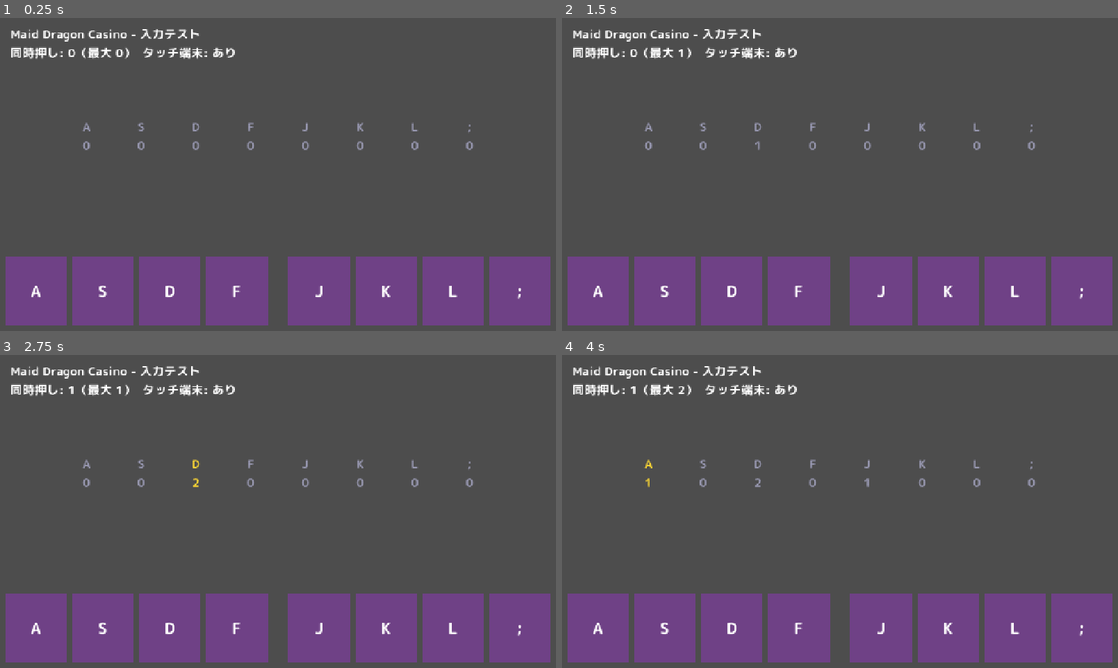
Above: before the commit, frames 1-4 (two rows, left to right).
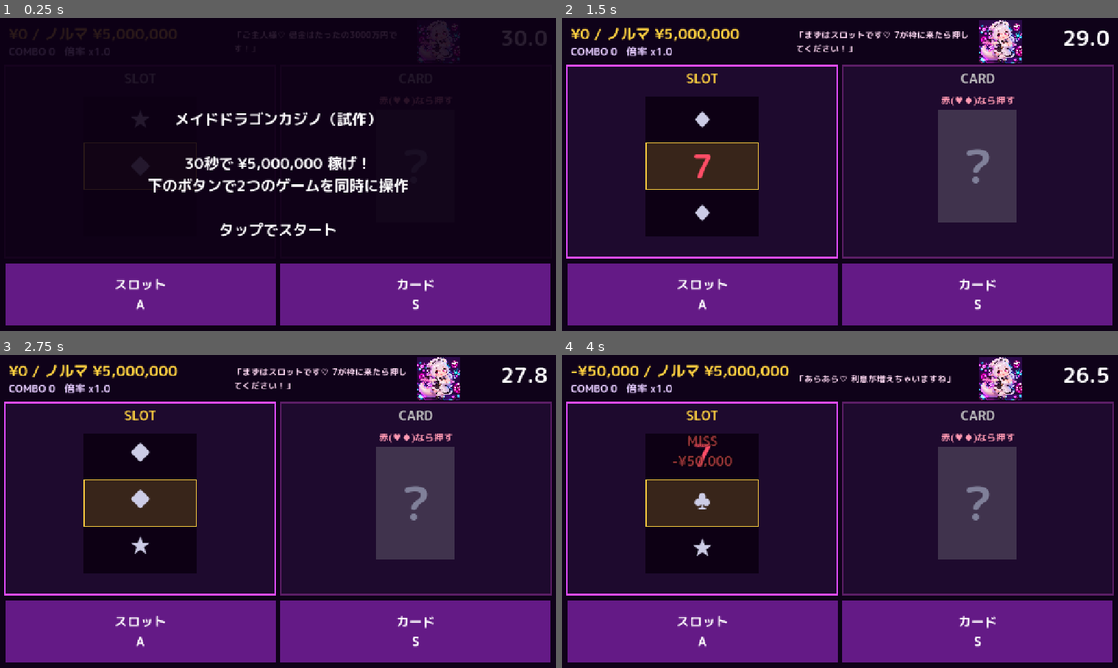
Above: after the commit, the same moments.

Repository: Gentou30/maiddragoncasino
Game: Godot game, scene res://scenes/main.tscn
Two runs of this game, one before a commit and one after it. Both use one fixed random seed, a clock stepped at 60 frames per second and the inputs below.
Inputs (mouse positions are in pixels of both pictures, inside the frame that each line leads up to):
- Up to frame 1 (0.25 s): no input
- Up to frame 2 (1.5 s): tap Enter at 0.5, 0.6 s; move the mouse to (962, 158) at 0.52 s; hold D 0.53-1.25 s; click (962, 158) at 0.67 s; tap Space at 0.77, 0.8, 1.07 s; drag from (728, 190) to (812, 237) at 1.27 s
- Up to frame 3 (2.75 s): move the mouse to (333, 442) at 2.02 s; hold D from 2.03 s (still down); tap Enter at 2.1 s; click (333, 442) at 2.17 s; tap Space at 2.3 s
- Up to frame 4 (4 s): release D at 2.75 s; drag from (812, 574) to (673, 464) at 2.77 s; move the mouse to (1006, 558) at 3.52 s; hold A from 3.53 s (still down); tap J at 3.6 s; click (1006, 558) at 3.67 s; tap Space at 3.77, 3.8 s

The runs differ from the first frame. In frame 1, 100% of the frame differs, in the area x 0-100%, y 0-100%; in frame 2, 100%; in frame 3, 100%; in frame 4, 100%.

Commit message:
Add MVP round: slot + card multitasking with portrait/landscape layouts
Co-Authored-By: Claude Opus 5.5 <noreply@anthropic.com>
Claude-Session: https://claude.ai/code/session_01HzxBWEuKs3hePtXE99PNYG

Diff:
--- a/project.godot
+++ b/project.godot
@@ -12,6 +12,7 @@
 [autoload]
 
 Lanes="*res://scripts/lanes.gd"
+Screen="*res://scripts/screen.gd"
 
 [display]
 
@@ -19,7 +20,6 @@
 window/size/viewport_height=720
 window/stretch/mode="canvas_items"
 window/stretch/aspect="expand"
-window/handheld/orientation=4
 
 [gui]
 
--- a/scenes/main.tscn
+++ b/scenes/main.tscn
@@ -1,35 +1,10 @@
-[gd_scene load_steps=3 format=3]
+[gd_scene load_steps=2 format=3]
 
-[ext_resource type="Script" path="res://scripts/main.gd" id="1"]
-[ext_resource type="Script" path="res://scripts/touch_pad.gd" id="2"]
+[ext_resource type="Script" path="res://scripts/game.gd" id="1"]
 
-[node name="Main" type="Node2D"]
-script = ExtResource("1")
-
-[node name="Info" type="Label" parent="."]
-offset_left = 24.0
-offset_top = 16.0
-offset_right = 1256.0
-offset_bottom = 120.0
-theme_override_font_sizes/font_size = 28
-
-[node name="Lamps" type="HBoxContainer" parent="."]
-offset_top = 220.0
-theme_override_constants/separation = 16
-
-[node name="TouchPad" type="CanvasLayer" parent="."]
-script = ExtResource("2")
-
-[node name="RotateHint" type="ColorRect" parent="."]
-visible = false
-z_index = 10
-color = Color(0.1, 0.02, 0.15, 0.95)
-
-[node name="Label" type="Label" parent="RotateHint"]
+[node name="Game" type="Control"]
+layout_mode = 3
 anchors_preset = 15
 anchor_right = 1.0
 anchor_bottom = 1.0
-theme_override_font_sizes/font_size = 40
-text = "端末を横向きにしてください"
-horizontal_alignment = 1
-vertical_alignment = 1
+script = ExtResource("1")
--- /dev/null
+++ b/scripts/game.gd
@@ -0,0 +1,293 @@
+extends Control
+
+## 試作ラウンド: 30秒間、スロット(A)とカード(S)を同時に処理していくら稼げるか。
+## 最初の数秒はスロットだけ、途中からカードが加わる。
+
+enum State { TITLE, PLAYING, RESULT }
+
+const ROUND_SEC := 30.0
+const CARD_JOIN_SEC := 5.0
+const QUOTA := 5_000_000
+const RESULT_LOCK_SEC := 1.0 # 結果画面で連打による即リトライを防ぐ
+const MAID_TEXTURE := preload("res://assets/images/test_maid_dragon.png")
+
+const SlotGame := preload("res://scripts/games/slot_game.gd")
+const CardGame := preload("res://scripts/games/card_game.gd")
+const TouchPad := preload("res://scripts/touch_pad.gd")
+
+var state := State.TITLE
+var money := 0
+var combo := 0
+var best_combo := 0
+var elapsed := 0.0
+var _result_at := 0.0
+var _said_hurry := false
+
+var games: Array[MiniGame] = []
+var lanes: Array[int] = [0, 1] # games[n] はレーン lanes[n] で操作する
+
+var _bg: ColorRect
+var _money_label: Label
+var _combo_label: Label
+var _time_label: Label
+var _maid: TextureRect
+var _speech: Label
+var _overlay: ColorRect
+var _overlay_label: Label
+var _touch_pad: CanvasLayer
+
+
+func _ready() -> void:
+	set_anchors_preset(Control.PRESET_FULL_RECT)
+	_bg = ColorRect.new()
+	_bg.color = Color(0.06, 0.01, 0.1)
+	add_child(_bg)
+
+	for g: MiniGame in [SlotGame.new(), CardGame.new()]:
+		g.judged.connect(_on_judged.bind(g))
+		add_child(g)
+		games.append(g)
+
+	_money_label = _make_label(34, MiniGame.GOLD)
+	_combo_label = _make_label(24, Color(0.9, 0.8, 1.0))
+	_time_label = _make_label(48, Color.WHITE)
+	_time_label.horizontal_alignment = HORIZONTAL_ALIGNMENT_RIGHT
+
+	_maid = TextureRect.new()
+	_maid.texture = MAID_TEXTURE
+	_maid.expand_mode = TextureRect.EXPAND_IGNORE_SIZE
+	_maid.stretch_mode = TextureRect.STRETCH_KEEP_ASPECT_CENTERED
+	add_child(_maid)
+	_speech = _make_label(20, Color(1, 0.85, 0.95))
+	_speech.autowrap_mode = TextServer.AUTOWRAP_WORD_SMART
+	_speech.vertical_alignment = VERTICAL_ALIGNMENT_CENTER
+
+	_touch_pad = TouchPad.new()
+	add_child(_touch_pad)
+	var captions: Array[String] = []
+	for g in games:
+		captions.append(g.caption)
+	_touch_pad.setup(lanes, captions)
+	_touch_pad.visible = Lanes.is_touch_device()
+
+	_overlay = ColorRect.new()
+	_overlay.color = Color(0.05, 0.0, 0.08, 0.88)
+	_overlay.mouse_filter = Control.MOUSE_FILTER_IGNORE
+	add_child(_overlay)
+	_overlay_label = _make_label(34, Color.WHITE, _overlay)
+	_overlay_label.horizontal_alignment = HORIZONTAL_ALIGNMENT_CENTER
+	_overlay_label.vertical_alignment = VERTICAL_ALIGNMENT_CENTER
+	_overlay_label.autowrap_mode = TextServer.AUTOWRAP_WORD_SMART
+	_overlay_label.set_anchors_preset(Control.PRESET_FULL_RECT)
+
+	Screen.layout_changed.connect(_layout)
+	_layout()
+	_show_title()
+
+
+func _make_label(font_size: int, color: Color, parent: Node = self) -> Label:
+	var l := Label.new()
+	l.add_theme_font_size_override("font_size", font_size)
+	l.add_theme_color_override("font_color", color)
+	l.mouse_filter = Control.MOUSE_FILTER_IGNORE
+	parent.add_child(l)
+	return l
+
+
+# ---- 進行 ----
+
+func _show_title() -> void:
+	state = State.TITLE
+	for g in games:
+		g.active = false
+	var how := "下のボタン" if Lanes.is_touch_device() else "A / S キー"
+	_overlay_label.text = "メイドドラゴンカジノ（試作）\n\n30秒で ¥%s 稼げ！\n%sで2つのゲームを同時に操作\n\n%sでスタート" % [
+		_yen(QUOTA), how, "タップ" if Lanes.is_touch_device() else "Space / A"]
+	_overlay.visible = true
+	_say("ご主人様♡ 借金はたったの3000万円です！")
+	_update_hud()
+
+
+func _start() -> void:
+	state = State.PLAYING
+	money = 0
+	combo = 0
+	best_combo = 0
+	elapsed = 0.0
+	_said_hurry = false
+	_overlay.visible = false
+	games[0].active = true
+	games[1].active = false
+	for g in games:
+		g.difficulty = 0.0
+	_say("まずはスロットです♡ 7が枠に来たら押してください！")
+
+
+func _finish() -> void:
+	state = State.RESULT
+	_result_at = elapsed
+	for g in games:
+		g.active = false
+	var cleared := money >= QUOTA
+	_overlay_label.text = "%s\n\n稼ぎ %s\n最大コンボ %d\n\n%sでもう一回" % [
+		"ノルマ達成！" if cleared else "ノルマ未達…",
+		_money_text(money), best_combo, "タップ" if Lanes.is_touch_device() else "Space / A"]
+	_overlay.visible = true
+	_say("おめでとうございます！ 次は私の借金ですね♡" if cleared else "大丈夫です！ ご主人様にはまだ担保があります♡")
+
+
+func _process(delta: float) -> void:
+	if state == State.RESULT:
+		elapsed += delta
+		return
+	if state != State.PLAYING:
+		return
+	elapsed += delta
+	var progress := elapsed / ROUND_SEC
+	for g in games:
+		g.difficulty = progress
+	if not games[1].active and elapsed >= CARD_JOIN_SEC:
+		games[1].active = true
+		_say("カードも同時にどうぞ♡ 赤が出たら押してください！")
+	if not _said_hurry and ROUND_SEC - elapsed <= 10.0:
+		_said_hurry = true
+		_say("あれ？ もう時間がないですね♡")
+	if elapsed >= ROUND_SEC:
+		_finish()
+	_update_hud()
+
+
+func _input(event: InputEvent) -> void:
+	var lane := Lanes.pressed_lane(event)
+	match state:
+		State.PLAYING:
+			var n := lanes.find(lane)
+			if n >= 0:
+				games[n].press()
+		State.TITLE:
+			if lane >= 0 or _is_start_input(event):
+				_start()
+		State.RESULT:
+			if elapsed - _result_at >= RESULT_LOCK_SEC and (lane >= 0 or _is_start_input(event)):
+				_start()
+
+
+func _is_start_input(event: InputEvent) -> bool:
+	if event is InputEventScreenTouch:
+		return event.pressed
+	if event is InputEventKey:
+		return event.pressed and not event.echo and event.physical_keycode in [KEY_SPACE, KEY_ENTER]
+	return false
+
+
+func _on_judged(text: String, amount: int, success: bool, game: MiniGame) -> void:
+	if success:
+		combo += 1
+		best_combo = maxi(best_combo, combo)
+	else:
+		combo = 0
+	# 表示を読みやすくするため千円単位に丸める
+	var gain := int(roundf(amount * multiplier() / 1000.0)) * 1000 if amount > 0 else amount
+	money += gain
+	_popup(game, "%s\n%s¥%s" % [text, "+" if gain >= 0 else "-", _yen(absi(gain))], success)
+	if combo == 10:
+		_say("才能があります！ ぜひ人生を賭けましょう！")
+	elif not success and randf() < 0.3:
+		_say("あらあら♡ 利息が増えちゃいますね")
+
+
+## コンボ5回ごとに倍率+0.5（最大x5）。のちの「欲張りゲージ」の土台。
+func multiplier() -> float:
+	return minf(1.0 + floorf(combo / 5.0) * 0.5, 5.0)
+
+
+# ---- 表示 ----
+
+func _update_hud() -> void:
+	_money_label.text = "%s / ノルマ %s" % [_money_text(money), _money_text(QUOTA)]
+	_combo_label.text = "COMBO %d   倍率 x%.1f" % [combo, multiplier()]
+	var left := maxf(ROUND_SEC - elapsed, 0.0) if state == State.PLAYING else ROUND_SEC
+	_time_label.text = "%.1f" % left
+
+
+func _say(text: String) -> void:
+	_speech.text = "「%s」" % text
+
+
+func _popup(game: MiniGame, text: String, success: bool) -> void:
+	var l := _make_label(30, MiniGame.GOLD if success else Color(1, 0.35, 0.35))
+	l.text = text
+	l.horizontal_alignment = HORIZONTAL_ALIGNMENT_CENTER
+	l.size = Vector2(game.size.x, 90)
+	l.position = game.position + Vector2(0, game.size.y * 0.25)
+	l.z_index = 5
+	l.add_theme_constant_override("outline_size", 10)
+	l.add_theme_color_override("font_outline_color", Color(0, 0, 0, 0.9))
+	var tw := l.create_tween().set_parallel()
+	tw.tween_property(l, "position:y", l.position.y - 60.0, 0.6).set_ease(Tween.EASE_OUT)
+	tw.tween_property(l, "modulate:a", 0.0, 0.6).set_delay(0.2)
+	tw.chain().tween_callback(l.queue_free)
+
+
+func _layout() -> void:
+	var v := Screen.view_size()
+	_bg.size = v
+	_overlay.size = v
+	var m := 12.0
+	var touch := Lanes.is_touch_device()
+	var portrait := Screen.portrait
+
+	# 上部HUD。縦向きはメイドを2段目に置く
+	var hud_h := 230.0 if portrait else 110.0
+	_money_label.position = Vector2(m + 8, m)
+	_combo_label.position = Vector2(m + 8, m + 48)
+	_time_label.size = Vector2(200, 60)
+	_time_label.position = Vector2(v.x - 200 - m - 8, m)
+	if portrait:
+		_maid.position = Vector2(m, 100)
+		_maid.size = Vector2(120, 120)
+		_speech.position = Vector2(m + 130, 100)
+		_speech.size = Vector2(v.x - m * 2 - 140, 120)
+	else:
+		_maid.size = Vector2(hud_h - 10, hud_h - 10)
+		_maid.position = Vector2(v.x - _maid.size.x - 220, 5)
+		_speech.position = Vector2(v.x * 0.42, 5)
+		_speech.size = Vector2(_maid.position.x - v.x * 0.42 - 8, hud_h - 10)
+
+	# 下部のタッチボタン
+	var pad_h := 0.0
+	if touch:
+		pad_h = v.y * (0.15 if portrait else 0.2)
+
+	# ゲーム領域を縦向きは縦に、横向きは横に等分する
+	var area := Rect2(m, hud_h, v.x - m * 2, v.y - hud_h - pad_h - m * (2 if touch else 1))
+	var n := games.size()
+	var pad_rects: Array[Rect2] = []
+	for i in n:
+		var r: Rect2
+		if portrait:
+			var h := (area.size.y - m * (n - 1)) / n
+			r = Rect2(area.position.x, area.position.y + i * (h + m), area.size.x, h)
+			var bw := (v.x - m * (n + 1)) / n
+			pad_rects.append(Rect2(m + i * (bw + m), v.y - pad_h - m, bw, pad_h))
+		else:
+			var w := (area.size.x - m * (n - 1)) / n
+			r = Rect2(area.position.x + i * (w + m), area.position.y, w, area.size.y)
+			pad_rects.append(Rect2(r.position.x, v.y - pad_h - m, w, pad_h))
+		games[i].position = r.position
+		games[i].size = r.size
+		games[i].key_hint = "" if touch else "[%s] で押す" % Lanes.label(lanes[i])
+	_touch_pad.place(pad_rects)
+
+
+static func _money_text(v: int) -> String:
+	return ("-¥" if v < 0 else "¥") + _yen(absi(v))
+
+
+static func _yen(v: int) -> String:
+	var s := str(absi(v))
+	var out := ""
+	while s.length() > 3:
+		out = "," + s.substr(s.length() - 3) + out
+		s = s.substr(0, s.length() - 3)
+	return ("-" if v < 0 else "") + s + out
--- /dev/null
+++ b/scripts/games/card_game.gd
@@ -0,0 +1,92 @@
+extends MiniGame
+
+## 瞬間判断型のカード。赤いカード（♥♦）が出たら押す、黒（♠♣）なら押さない。
+## 早く押すほど報酬が増える。赤を見逃すとコンボが切れる。
+
+const RANKS := ["A", "2", "3", "4", "5", "6", "7", "8", "9", "10", "J", "Q", "K"]
+const SUITS := ["♥", "♦", "♠", "♣"]
+const REWARD := 200_000
+const PENALTY_WRONG := -100_000
+const PENALTY_MISSED := -30_000
+const GAP_SEC := 0.3 # カードとカードの間の空白
+
+var _card := {} # {"rank", "suit", "red", "left", "duration"}。空なら次のカード待ち
+var _gap := 0.5
+
+
+func _init() -> void:
+	title = "CARD"
+	caption = "カード"
+
+
+func duration() -> float:
+	return lerpf(1.5, 0.8, difficulty)
+
+
+func _process(delta: float) -> void:
+	if active:
+		if _card.is_empty():
+			_gap -= delta
+			if _gap <= 0.0:
+				_deal()
+		else:
+			_card["left"] -= delta
+			if _card["left"] <= 0.0:
+				if _card["red"]:
+					judged.emit("見逃し", PENALTY_MISSED, false)
+				_clear()
+	queue_redraw()
+
+
+func _deal() -> void:
+	var suit: String = SUITS[randi() % SUITS.size()]
+	_card = {
+		"rank": RANKS[randi() % RANKS.size()],
+		"suit": suit,
+		"red": suit == "♥" or suit == "♦",
+		"left": duration(),
+		"duration": duration(),
+	}
+
+
+func _clear() -> void:
+	_card = {}
+	_gap = GAP_SEC
+
+
+func press() -> void:
+	if not active:
+		return
+	if _card.is_empty() or not _card["red"]:
+		judged.emit("ちがう!", PENALTY_WRONG, false)
+		_clear()
+		return
+	# 残り時間が多いほど高報酬（最大1.5倍、最低0.5倍）
+	var ratio: float = _card["left"] / _card["duration"]
+	var text := "はやい!" if ratio > 0.6 else "OK"
+	judged.emit(text, int(REWARD * (0.5 + ratio)), true)
+	_clear()
+
+
+func _draw() -> void:
+	draw_panel()
+	var center := size / 2.0 + Vector2(0, 10)
+	draw_centered("赤(♥♦)なら押す", Vector2(size.x / 2.0, 80), 22, Color(1, 0.6, 0.7))
+	var card_h := minf(size.y - 170.0, 260.0)
+	var card_size := Vector2(card_h * 0.7, card_h)
+	var rect := Rect2(center - card_size / 2.0, card_size)
+	if not active:
+		draw_rect(rect, Color(0.25, 0.2, 0.3))
+		draw_centered("?", center, int(card_h * 0.4), Color(0.5, 0.5, 0.6))
+		return
+	if _card.is_empty():
+		draw_rect(rect, Color(0.2, 0.1, 0.3), false, 3.0)
+		return
+	draw_rect(rect, Color(0.97, 0.95, 0.9))
+	var col := Color(0.85, 0.1, 0.2) if _card["red"] else Color(0.1, 0.1, 0.15)
+	draw_centered(_card["suit"], center - Vector2(0, card_h * 0.12), int(card_h * 0.45), col)
+	draw_centered(_card["rank"], center + Vector2(0, card_h * 0.3), int(card_h * 0.2), col)
+	# 残り時間バー
+	var ratio: float = _card["left"] / _card["duration"]
+	var bar := Rect2(rect.position.x, rect.end.y + 8, rect.size.x * ratio, 10)
+	draw_rect(bar, GOLD if ratio > 0.3 else Color(1, 0.3, 0.3))
--- /dev/null
+++ b/scripts/games/mini_game.gd
@@ -0,0 +1,43 @@
+class_name MiniGame
+extends Control
+
+## 同時進行するミニゲームの共通部分。
+## 入力はゲーム本体から press() で渡され、結果は judged で返す。
+## 金額は倍率をかける前の値で、倍率やコンボの計算はゲーム本体が行う。
+
+## text: "PERFECT" など / amount: 増減額 / success: コンボを伸ばすか切るか
+signal judged(text: String, amount: int, success: bool)
+
+const BG := Color(0.12, 0.04, 0.18)
+const FRAME := Color(0.9, 0.3, 1.0)
+const GOLD := Color(1.0, 0.82, 0.25)
+
+var title := ""
+var caption := "" # タッチボタンに出す名前
+var key_hint := ""
+var active := false
+var difficulty := 0.0 # 0〜1。ラウンドの経過に合わせて上がる
+
+
+func press() -> void:
+	pass
+
+
+func font() -> Font:
+	return get_theme_default_font()
+
+
+func draw_panel() -> void:
+	draw_rect(Rect2(Vector2.ZERO, size), BG)
+	draw_rect(Rect2(Vector2.ZERO, size), FRAME if active else FRAME.darkened(0.6), false, 4.0)
+	draw_string(font(), Vector2(0, 40), title, HORIZONTAL_ALIGNMENT_CENTER, size.x, 30, GOLD if active else Color.GRAY)
+	if key_hint != "":
+		draw_string(font(), Vector2(0, size.y - 16), key_hint, HORIZONTAL_ALIGNMENT_CENTER, size.x, 22, Color(1, 1, 1, 0.7))
+
+
+func draw_centered(text: String, center: Vector2, font_size: int, color: Color) -> void:
+	var f := font()
+	var w := f.get_string_size(text, HORIZONTAL_ALIGNMENT_LEFT, -1, font_size).x
+	var asc := f.get_ascent(font_size)
+	var desc := f.get_descent(font_size)
+	draw_string(f, Vector2(center.x - w / 2.0, center.y + (asc - desc) / 2.0), text, HORIZONTAL_ALIGNMENT_LEFT, -1, font_size, color)
--- /dev/null
+++ b/scripts/games/slot_game.gd
@@ -0,0 +1,111 @@
+extends MiniGame
+
+## タイミング型スロット。流れてくるリールの「7」が中央の枠に来た瞬間に押す。
+## ずれた時間（秒）で判定するので、リールが速くなっても判定の厳しさは変わらない。
+
+const SYMBOLS := ["★", "♦", "BAR", "♣", "◆"]
+const TARGET := "7"
+const PERFECT_SEC := 0.08
+const GOOD_SEC := 0.16
+const REWARD_PERFECT := 300_000
+const REWARD_GOOD := 100_000
+const PENALTY_MISS := -50_000
+
+var _pos := 0.0 # リールの位置（単位: マス）。マス i は _pos == i のとき中央に来る
+var _cells: Array[String] = []
+var _used := {} # 当てた7のマス番号
+var _reel: Control
+
+
+func _init() -> void:
+	title = "SLOT"
+	caption = "スロット"
+
+
+func _ready() -> void:
+	_reel = Control.new()
+	_reel.clip_contents = true
+	_reel.mouse_filter = Control.MOUSE_FILTER_IGNORE
+	_reel.draw.connect(_draw_reel)
+	add_child(_reel)
+	resized.connect(_on_resized)
+	_on_resized()
+
+
+func speed() -> float: # マス/秒
+	return lerpf(3.0, 5.5, difficulty)
+
+
+func _on_resized() -> void:
+	var w := minf(size.x * 0.7, 260.0)
+	var h := minf(size.y - 120.0, 330.0)
+	_reel.size = Vector2(w, h)
+	_reel.position = Vector2((size.x - w) / 2.0, (size.y - h) / 2.0 + 10.0)
+
+
+func _cell(i: int) -> String:
+	while _cells.size() <= i:
+		var n := _cells.size()
+		# 7は連続させず、だいたい3〜4マスに1回出す
+		var prev_is_target := n > 0 and _cells[n - 1] == TARGET
+		if not prev_is_target and n > 2 and randf() < 0.32:
+			_cells.append(TARGET)
+		else:
+			_cells.append(SYMBOLS[randi() % SYMBOLS.size()])
+	return _cells[i]
+
+
+func _process(delta: float) -> void:
+	if active:
+		_pos += speed() * delta
+	queue_redraw()
+	_reel.queue_redraw()
+
+
+func press() -> void:
+	if not active:
+		return
+	# 中央に一番近い、まだ当てていない7を探す
+	var best := -1
+	var best_dist := INF
+	for i in range(maxi(0, floori(_pos) - 1), floori(_pos) + 3):
+		if _cell(i) == TARGET and not _used.has(i):
+			var d := absf(_pos - i)
+			if d < best_dist:
+				best_dist = d
+				best = i
+	var sec := best_dist / speed()
+	if best >= 0 and sec <= PERFECT_SEC:
+		_used[best] = true
+		judged.emit("PERFECT!", REWARD_PERFECT, true)
+	elif best >= 0 and sec <= GOOD_SEC:
+		_used[best] = true
+		judged.emit("GOOD", REWARD_GOOD, true)
+	else:
+		judged.emit("MISS", PENALTY_MISS, false)
+
+
+func _draw() -> void:
+	draw_panel()
+
+
+func _draw_reel() -> void:
+	var r := _reel.size
+	var cell_h := r.y / 3.0
+	_reel.draw_rect(Rect2(Vector2.ZERO, r), Color(0.05, 0.0, 0.08))
+	# 中央の当たり枠
+	var band := Rect2(0, r.y / 2.0 - cell_h / 2.0, r.x, cell_h)
+	_reel.draw_rect(band, Color(1, 0.8, 0.2, 0.18))
+	_reel.draw_rect(band, GOLD, false, 3.0)
+	var f := font()
+	var base := floori(_pos)
+	for i in range(maxi(0, base - 2), base + 3):
+		var y := r.y / 2.0 + (_pos - i) * cell_h
+		var s := _cell(i)
+		var is_target := s == TARGET
+		var color := Color(1, 0.3, 0.4) if is_target else Color(0.8, 0.8, 0.9)
+		if _used.has(i):
+			color = Color(0.4, 0.4, 0.4)
+		var fs := int(cell_h * (0.7 if is_target else 0.45))
+		var w := f.get_string_size(s, HORIZONTAL_ALIGNMENT_LEFT, -1, fs).x
+		_reel.draw_string(f, Vector2((r.x - w) / 2.0, y + (f.get_ascent(fs) - f.get_descent(fs)) / 2.0), s, HORIZONTAL_ALIGNMENT_LEFT, -1, fs, color)
--- a/scripts/main.gd
+++ /dev/null
@@ -1,56 +0,0 @@
-extends Node2D
-
-## 入力テスト用の仮シーン。キーボード同時押し・マルチタッチがどこまで効くかを確かめる。
-
-const LANE_COUNT := 8
-
-@onready var info: Label = $Info
-@onready var lamps: HBoxContainer = $Lamps
-@onready var touch_pad: CanvasLayer = $TouchPad
-@onready var rotate_hint: ColorRect = $RotateHint
-
-var _hits: Array[int] = []
-var _max_held := 0
-
-
-func _ready() -> void:
-	_hits.resize(LANE_COUNT)
-	for i in LANE_COUNT:
-		var lamp := Label.new()
-		lamp.custom_minimum_size = Vector2(110, 110)
-		lamp.horizontal_alignment = HORIZONTAL_ALIGNMENT_CENTER
-		lamp.vertical_alignment = VERTICAL_ALIGNMENT_CENTER
-		lamp.add_theme_font_size_override("font_size", 28)
-		lamps.add_child(lamp)
-	touch_pad.setup(LANE_COUNT)
-	get_viewport().size_changed.connect(_on_resized)
-	_on_resized()
-
-
-func _input(event: InputEvent) -> void:
-	var lane := Lanes.pressed_lane(event)
-	if lane >= 0:
-		_hits[lane] += 1
-
-
-func _process(_delta: float) -> void:
-	var held := 0
-	for i in LANE_COUNT:
-		var on := Input.is_action_pressed(Lanes.action_name(i))
-		if on:
-			held += 1
-		var lamp := lamps.get_child(i) as Label
-		lamp.text = "%s\n%d" % [Lanes.label(i), _hits[i]]
-		lamp.modulate = Color(1, 0.85, 0.2) if on else Color(0.6, 0.6, 0.7)
-	_max_held = maxi(_max_held, held)
-	info.text = "Maid Dragon Casino - 入力テスト\n同時押し: %d（最大 %d）  タッチ端末: %s" % [
-		held, _max_held, "あり" if Lanes.is_touch_device() else "なし"]
-
-
-func _on_resized() -> void:
-	var view := get_viewport().get_visible_rect().size
-	var lamps_size := lamps.get_combined_minimum_size()
-	lamps.position = Vector2((view.x - lamps_size.x) / 2.0, view.y * 0.3)
-	rotate_hint.visible = view.y > view.x
-	touch_pad.visible = not rotate_hint.visible
-	rotate_hint.size = view
--- /dev/null
+++ b/scripts/screen.gd
@@ -0,0 +1,31 @@
+extends Node
+
+## 画面の向きの管理（Autoload: Screen）。
+## 横向きなら 1280x720、縦向きなら 720x1280 を基準解像度にして、どちらでも文字が同じ大きさで見えるようにする。
+## レイアウトは layout_changed を受けて組み直す。
+
+signal layout_changed
+
+const LANDSCAPE := Vector2i(1280, 720)
+const PORTRAIT := Vector2i(720, 1280)
+
+var portrait := false
+
+
+func _ready() -> void:
+	get_tree().root.size_changed.connect(_update)
+	_update()
+
+
+func view_size() -> Vector2:
+	return get_tree().root.get_visible_rect().size
+
+
+func _update() -> void:
+	var root := get_tree().root
+	portrait = root.size.y > root.size.x
+	var target := PORTRAIT if portrait else LANDSCAPE
+	if root.content_scale_size != target:
+		root.content_scale_size = target
+	# 基準解像度の変更が反映されてから組み直す
+	layout_changed.emit.call_deferred()
--- a/scripts/touch_pad.gd
+++ b/scripts/touch_pad.gd
@@ -1,26 +1,25 @@
 extends CanvasLayer
 
-## スマホ用のタッチボタン列。TouchScreenButton はマルチタッチ対応で、
+## スマホ用のタッチボタン。TouchScreenButton はマルチタッチ対応で、
 ## 押すと Lanes のアクションを直接発火するので、キーボード入力と同じ経路で処理される。
-## レーンの前半を画面左下、後半を右下に並べて両手の親指で押せるようにする。
+## 配置はゲーム側が place() で矩形を渡して決める。
 
-const BUTTON_HEIGHT_RATIO := 0.22 # 画面の高さに対するボタンの高さ
-const MARGIN := 12.0
-
-var lane_count := 0
 var _buttons: Array[TouchScreenButton] = []
 var _faces: Array[ColorRect] = []
+var _texts: Array[Label] = []
 
 
-func setup(count: int) -> void:
-	lane_count = count
+## lanes: 使うレーン番号、captions: ボタンに出す説明（例: "スロット"）
+func setup(lanes: Array[int], captions: Array[String]) -> void:
 	for b in _buttons:
 		b.queue_free()
 	_buttons.clear()
 	_faces.clear()
-	for i in lane_count:
+	_texts.clear()
+	for n in lanes.size():
+		var lane := lanes[n]
 		var button := TouchScreenButton.new()
-		button.action = Lanes.action_name(i)
+		button.action = Lanes.action_name(lane)
 		button.shape = RectangleShape2D.new()
 		button.shape_visible = false
 		# 指を滑らせて隣のボタンに移っても反応させる
@@ -31,49 +30,30 @@
 		button.add_child(face)
 
 		var text := Label.new()
-		text.text = Lanes.label(i)
+		text.text = "%s\n%s" % [captions[n], Lanes.label(lane)]
 		text.horizontal_alignment = HORIZONTAL_ALIGNMENT_CENTER
 		text.vertical_alignment = VERTICAL_ALIGNMENT_CENTER
 		text.set_anchors_preset(Control.PRESET_FULL_RECT)
-		text.add_theme_font_size_override("font_size", 36)
+		text.add_theme_font_size_override("font_size", 30)
 		face.add_child(text)
 
-		button.pressed.connect(_set_lit.bind(i, true))
-		button.released.connect(_set_lit.bind(i, false))
+		button.pressed.connect(_set_lit.bind(n, true))
+		button.released.connect(_set_lit.bind(n, false))
 		add_child(button)
 		_buttons.append(button)
 		_faces.append(face)
-		_set_lit(i, false)
-	_layout()
+		_texts.append(text)
+		_set_lit(n, false)
 
 
-func _ready() -> void:
-	get_viewport().size_changed.connect(_layout)
+func place(rects: Array[Rect2]) -> void:
+	for n in mini(rects.size(), _buttons.size()):
+		var r := rects[n]
+		_buttons[n].position = r.get_center()
+		(_buttons[n].shape as RectangleShape2D).size = r.size
+		_faces[n].position = -r.size / 2.0
+		_faces[n].size = r.size
 
 
-func _layout() -> void:
-	if lane_count == 0:
-		return
-	var view := get_viewport().get_visible_rect().size
-	var left_count := ceili(lane_count / 2.0)
-	var right_count := lane_count - left_count
-	var h := view.y * BUTTON_HEIGHT_RATIO
-	# 左右それぞれ画面幅の半分弱にボタンを詰める
-	var w := minf(h * 1.2, (view.x / 2.0 - MARGIN * 2.0) / maxi(left_count, 1) - MARGIN)
-	var size := Vector2(w, h)
-	var y := view.y - MARGIN - h / 2.0
-	for i in lane_count:
-		var x: float
-		if i < left_count:
-			x = MARGIN + w / 2.0 + i * (w + MARGIN)
-		else:
-			var j := i - left_count
-			x = view.x - MARGIN - w / 2.0 - (right_count - 1 - j) * (w + MARGIN)
-		_buttons[i].position = Vector2(x, y)
-		(_buttons[i].shape as RectangleShape2D).size = size
-		_faces[i].position = -size / 2.0
-		_faces[i].size = size
-
-
-func _set_lit(i: int, lit: bool) -> void:
-	_faces[i].color = Color(1.0, 0.8, 0.2, 0.85) if lit else Color(0.6, 0.2, 0.8, 0.45)
+func _set_lit(n: int, lit: bool) -> void:
+	_faces[n].color = Color(1.0, 0.8, 0.2, 0.9) if lit else Color(0.45, 0.12, 0.6, 0.85)
Not shown, added: scripts/game.gd.uid
Not shown, added: scripts/games/card_game.gd.uid
Not shown, added: scripts/games/mini_game.gd.uid
Not shown, added: scripts/games/slot_game.gd.uid
Not shown, removed: scripts/main.gd.uid
Not shown, added: scripts/screen.gd.uid
Not shown, changed: CLAUDE.md
